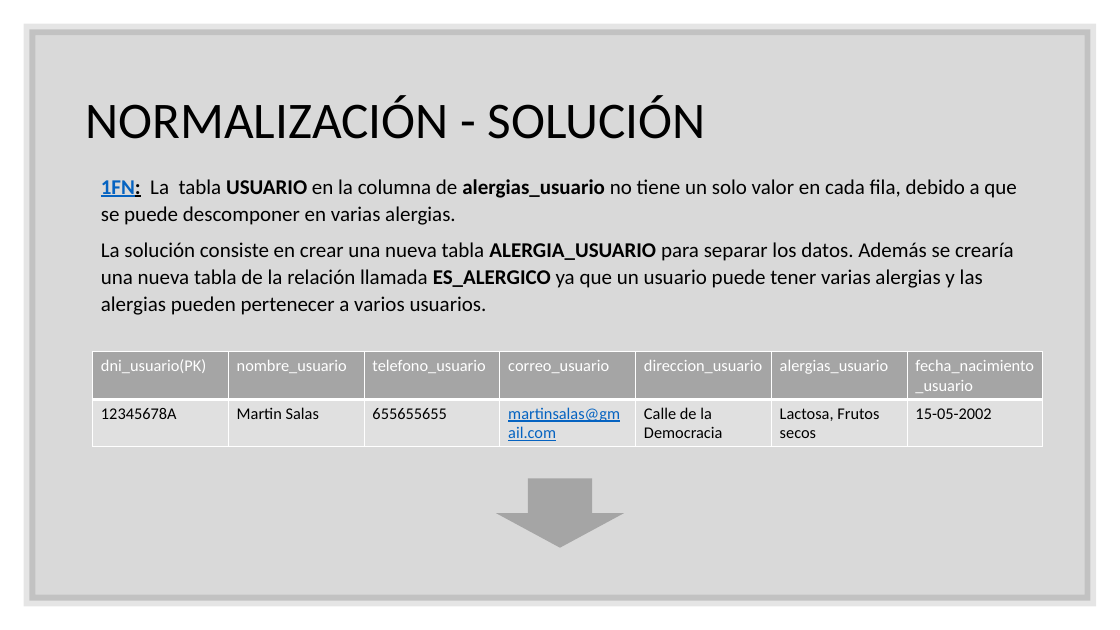
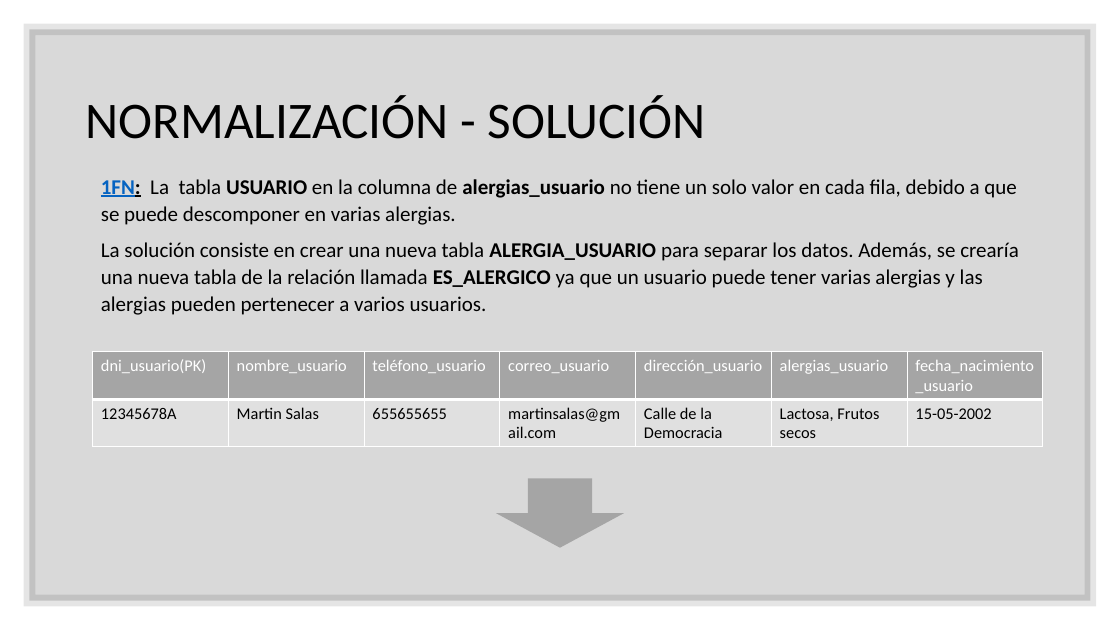
Before and after one commit to maraloeDev/Proyecto-de-Bases-de-Datos, a slide deck: slide 8 of Docs/Finales/Defensa proyecto intermodular.pptx (slide 7 before the commit). Drawn at 1120x630 pixels with LibreOffice and Linux fonts; fonts in the diff are those of the drawing. Boxes give left, top, right and bottom in pixels: in the first picture for what was removed or moved away, otherwise in the second. Text is boxed around its words. In the diff, an @@ line names an element or a change of style, - is before the commit and + after.

```diff
--- a/Docs/Finales/Defensa proyecto intermodular.pptx
+++ b/Docs/Finales/Defensa proyecto intermodular.pptx
@@ text at box(101, 242, 1019, 315): text changed @@
-La solución consiste en crear una nueva tabla ALERGIA_USUARIO para separar los datos. Además se crearía una nueva tabla de la relación llamada ES_ALERGICO ya que un usuario puede tener varias alergias y las alergias pueden pertenecer a varios usuarios.
+La solución consiste en crear una nueva tabla ALERGIA_USUARIO para separar los datos. Además, se crearía una nueva tabla de la relación llamada ES_ALERGICO ya que un usuario puede tener varias alergias y las alergias pueden pertenecer a varios usuarios.
@@ table at box(92, 352, 1045, 447) @@
-row 1, column 3: telefono_usuario
+row 1, column 3: teléfono_usuario
-row 1, column 5: direccion_usuario
+row 1, column 5: dirección_usuario
@@ text colour #0563C1 to #000000, underline off in "martinsalas@gmail.com" @@
```
Also in this commit, not shown: 13 other slides changed, 1 slide added, 5 other files.
